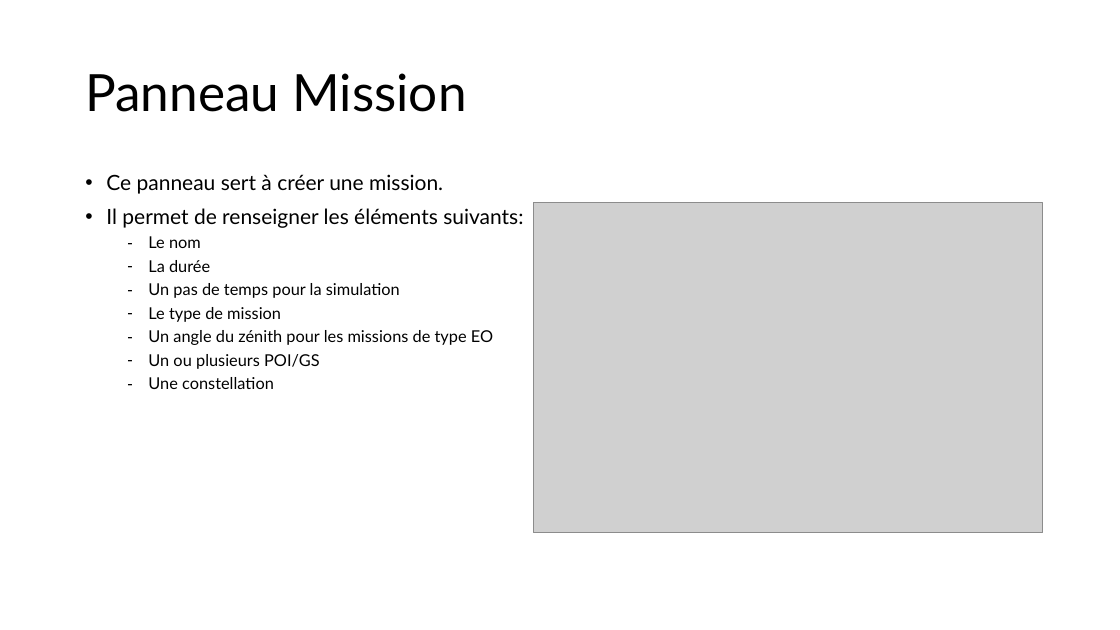
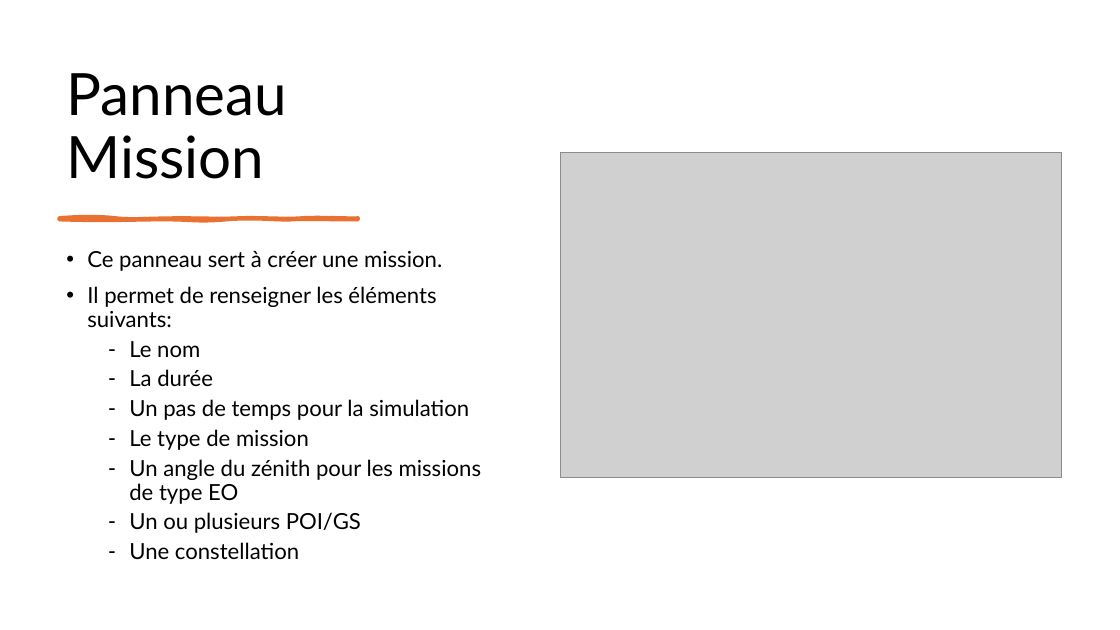
Before and after one commit to leoid3/EO_Tools, a slide deck: slide 7 of User guide.pptx (slide 6 before the commit). Drawn at 1120x630 pixels with LibreOffice and Linux fonts; fonts in the diff are those of the drawing; grey boxes stand for pictures. Boxes give left, top, right and bottom in pixels: in the first picture for what was removed or moved away, otherwise in the second. Text is boxed around its words. In the diff, an @@ line names an element or a change of style, - is before the commit and + after.

```diff
--- a/User guide.pptx
+++ b/User guide.pptx
@@ title "Panneau Mission": place and size @@
-title "Panneau Mission" at box(85, 73, 467, 112)
+title "Panneau Mission" at box(66, 73, 287, 179)
@@ title "Panneau Mission" at box(66, 73, 287, 179): size 44 to 50 pt; vertical alignment middle to bottom @@
@@ picture: place and size @@
-picture at box(534, 202, 1044, 533)
+picture at box(560, 153, 1062, 478)
@@ freeform shape added at box(59, 218, 358, 220), fill #E97132, outline #E97132 3 pt @@
@@ text "Ce panneau sert à créer ...": place and size @@
-text "Ce panneau sert à créer ..." at box(106, 174, 523, 389)
+text "Ce panneau sert à créer ..." at box(87, 251, 481, 560)
@@ text "Ce panneau sert à créer ..." at box(87, 251, 481, 560): size 18 to 19 pt in "Ce panneau sert à créer une mission.", "Il permet de renseigner les éléments suivants:"; size 14 to 19 pt in "Le nom", "La durée", "Un pas de temps pour la simulation", "Le type de mission" and 3 more places @@
```
Also in this commit, not shown: 5 other slides changed, 8 slides added, 1 slide removed, 5 other files.
